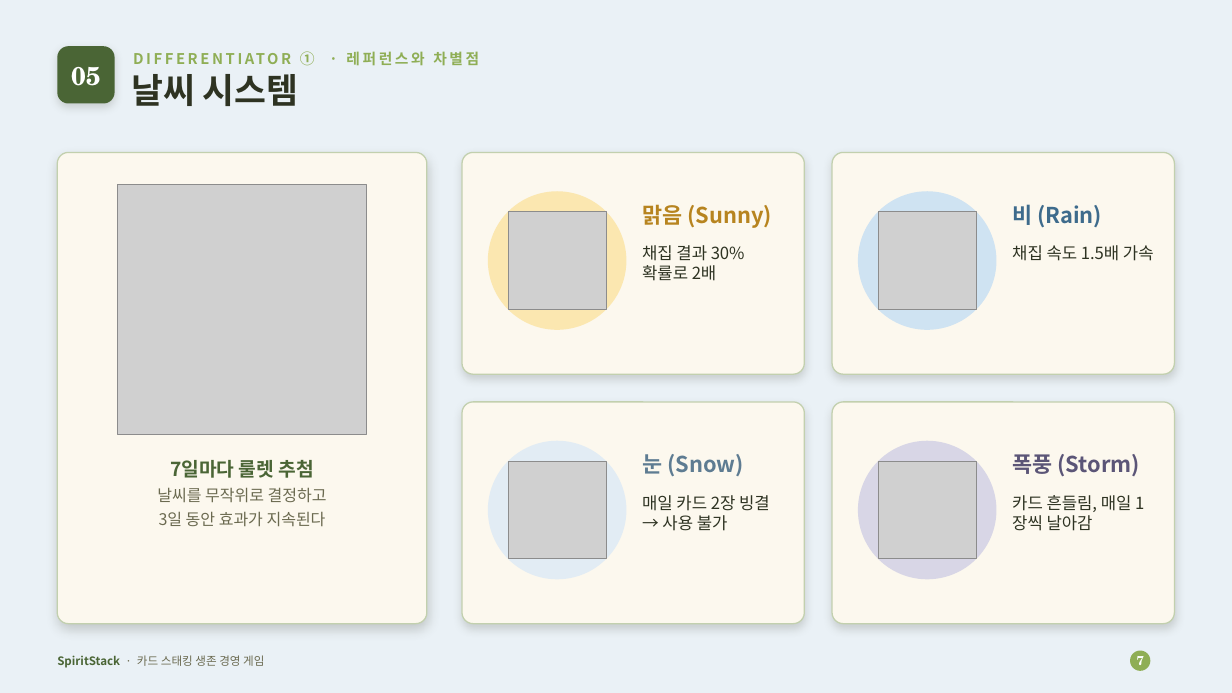
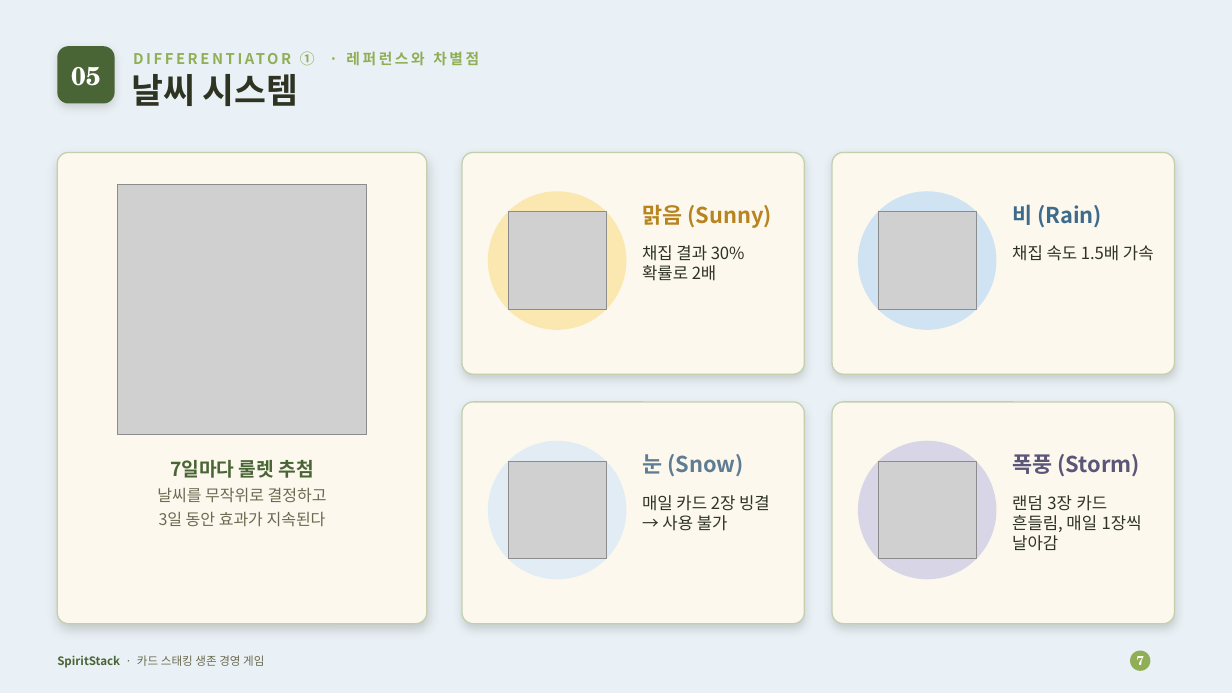
Before and after one commit to Devel-Rocket-ClassRoom/minigame-project-kimjihae3357, a slide deck: slide 7 of JellyStack/SpiritStack_발표자료.pptx. Drawn at 1232x693 pixels with LibreOffice and Linux fonts; fonts in the diff are those of the drawing; grey boxes stand for pictures. Boxes give left, top, right and bottom in pixels: in the first picture for what was removed or moved away, otherwise in the second. Text is boxed around its words. In the diff, an @@ line names an element or a change of style, - is before the commit and + after.

```diff
--- a/JellyStack/SpiritStack_발표자료.pptx
+++ b/JellyStack/SpiritStack_발표자료.pptx
@@ text at (1012,495,1142,551): text changed @@
-카드 흔들림, 매일 1장씩 날아감
+랜덤 3장 카드 흔들림, 매일 1장씩 날아감
```
Also in this commit, not shown: 7 other slides changed, 22 other files.
